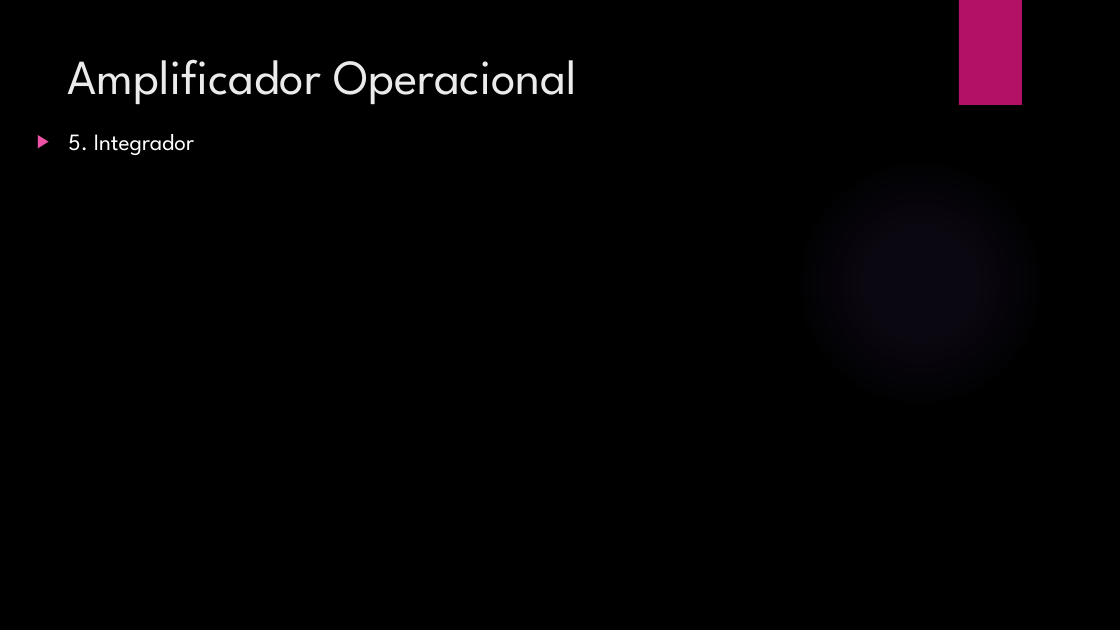
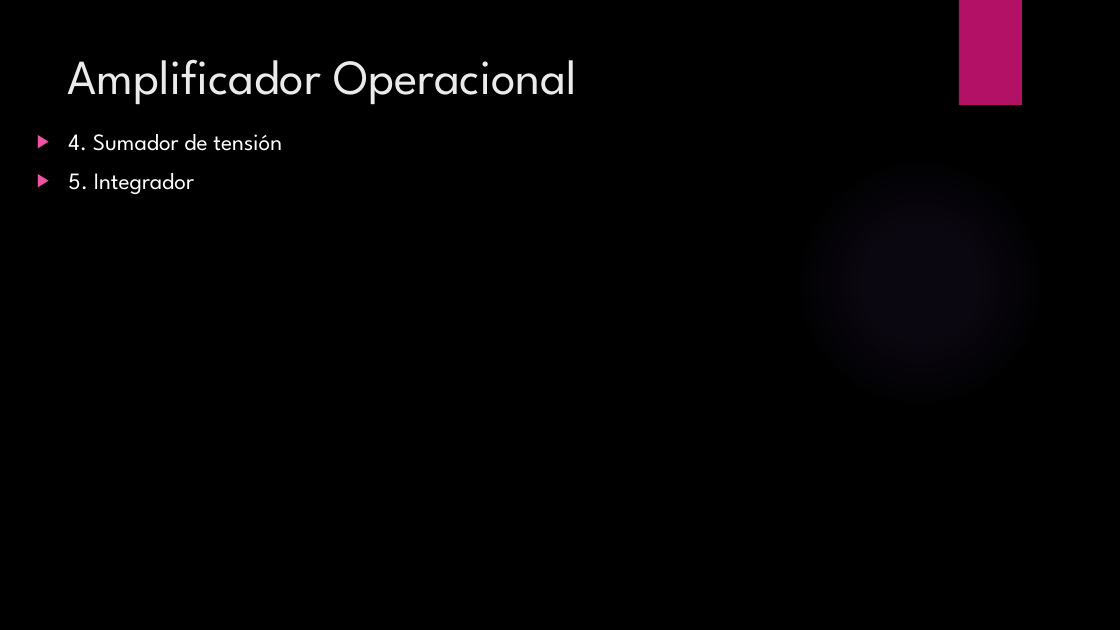
Before and after one commit to ulatinaedupa/ElectronicsII, a slide deck: slide 74 of Presentación/Electronica II.pptx (slide 64 before the commit). Drawn at 1120x630 pixels with LibreOffice and Linux fonts; fonts in the diff are those of the drawing; background and template pictures are left out. Boxes give left, top, right and bottom in pixels: in the first picture for what was removed or moved away, otherwise in the second. Text is boxed around its words. In the diff, an @@ line names an element or a change of style, - is before the commit and + after.

```diff
--- a/Presentación/Electronica II.pptx
+++ b/Presentación/Electronica II.pptx
@@ text at [68,134,282,151]: paragraph added @@
+▶ 4. Sumador de tensión
```
Also in this commit, not shown: 3 other slides changed, 25 slides added, 12 slides removed, 3 other files.
